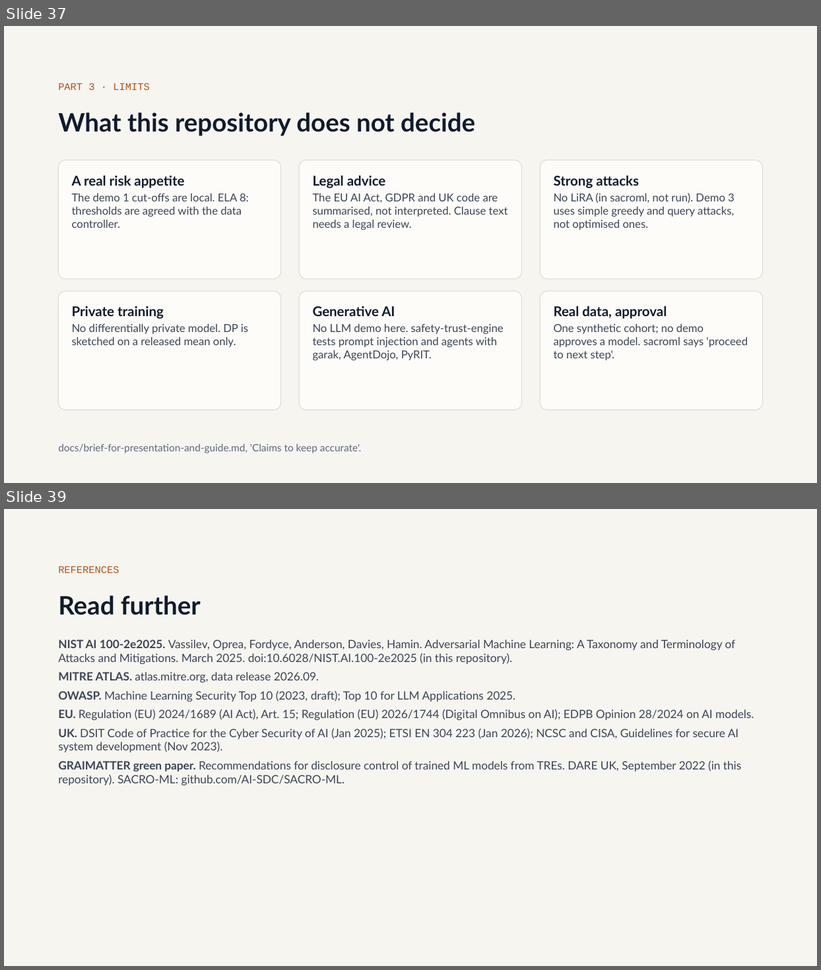
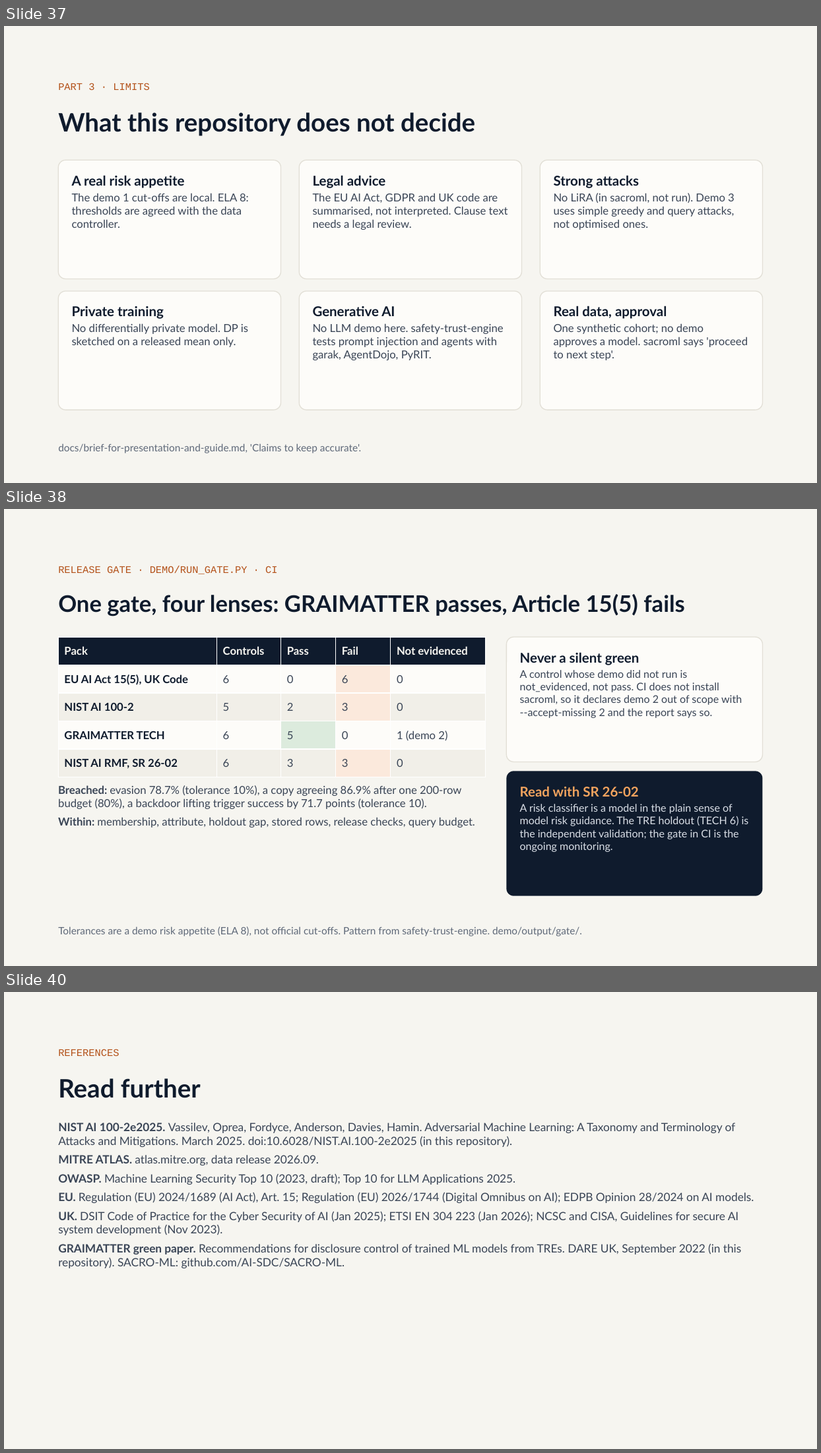
Before and after one commit to olonok69/graimatter_ML, a slide deck: docs/Adversarial_ML.pptx. Shown one above the other, each under a label of ours: slides 37 and 39 before the commit, slides 37, 38 and 40 after it; the slides between them are not shown. The pictures are 821x970 and 821x1453 pixels, drawn with LibreOffice and Linux fonts; fonts in the diff are those of the drawing. Boxes give left, top, right and bottom in pixels: in the first picture for what was removed or moved away, otherwise in the second. Text is boxed around its words. In the diff, an @@ line names an element or a change of style, - is before the commit and + after.

Commit message:
Document the release gate in the README, the guides and the deck
New guide section 17 in English and Spanish (later sections renumbered),
a release-gate slide (the deck now has 40), and run instructions.

```diff
--- a/docs/Adversarial_ML.pptx
+++ b/docs/Adversarial_ML.pptx
@@ slide 38 added at bbox=[4, 509, 817, 966], background #F6F5F0 @@
@@ text added at bbox=[58, 566, 277, 574], 12 pt, text #B4521A @@
+RELEASE GATE · DEMO/RUN_GATE.PY · CI
@@ title added at bbox=[58, 594, 685, 617], 27 pt, text #0F1B2D, bold @@
+One gate, four lenses: GRAIMATTER passes, Article 15(5) fails
@@ table added at bbox=[58, 637, 485, 778], 5 rows, 5 columns @@
+Pack | Controls | Pass | Fail | Not evidenced
+EU AI Act 15(5), UK Code | 6 | 0 | 6 | 0
+NIST AI 100-2 | 5 | 2 | 3 | 0
+GRAIMATTER TECH | 6 | 5 | 0 | 1 (demo 2)
+NIST AI RMF, SR 26-02 | 6 | 3 | 3 | 0
@@ rounded rectangle added at bbox=[507, 637, 763, 762], fill #FDFCF9, outline #E2DFD6 1 pt @@
@@ text added at bbox=[520, 652, 640, 665], 16 pt, text #0F1B2D, bold @@
+Never a silent green
@@ text added at bbox=[520, 670, 742, 718], 12.5 pt, text #3A4556 @@
+A control whose demo did not run is not_evidenced, not pass. CI does not install sacroml, so it declares demo 2 out of scope with --accept-missing 2 and the report says so.
@@ text added at bbox=[58, 786, 475, 828], 13 pt, text #3A4556 @@
+Breached: evasion 78.7% (tolerance 10%), a copy agreeing 86.9% after one 200-row budget (80%), a backdoor lifting trigger success by 71.7 points (tolerance 10).
+Within: membership, attribute, holdout gap, stored rows, release checks, query budget.
@@ rounded rectangle added at bbox=[507, 771, 763, 896], fill #0F1B2D @@
@@ text added at bbox=[520, 786, 639, 797], 16 pt, text #F2A35E, bold @@
+Read with SR 26-02
@@ text added at bbox=[520, 804, 749, 852], 12.5 pt, text #D9DEE6 @@
+A risk classifier is a model in the plain sense of model risk guidance. The TRE holdout (TECH 6) is the independent validation; the gate in CI is the ongoing monitoring.
@@ text added at bbox=[58, 927, 582, 937], 12 pt, text #5F6979 @@
+Tolerances are a demo risk appetite (ELA 8), not official cut-offs. Pattern from safety-trust-engine. demo/output/gate/.
@@ what was slide 39 is now slide 40 @@
```
Also in this commit, not shown: 1 slide changed, 5 other files.
